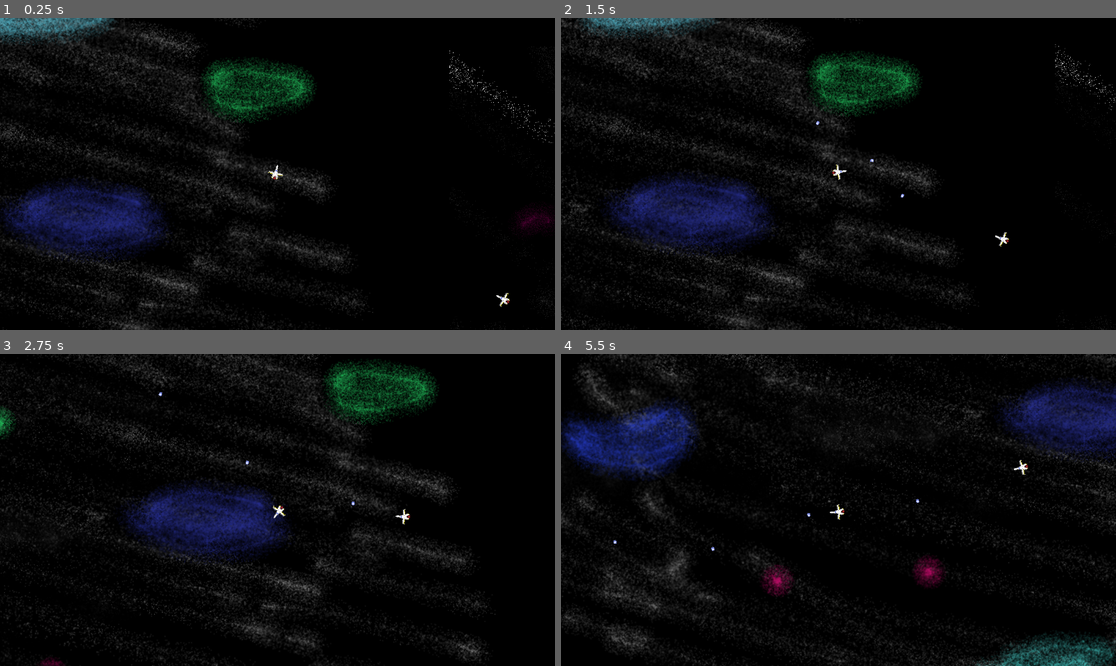
Above: before the commit, frames 1-4 (two rows, left to right).
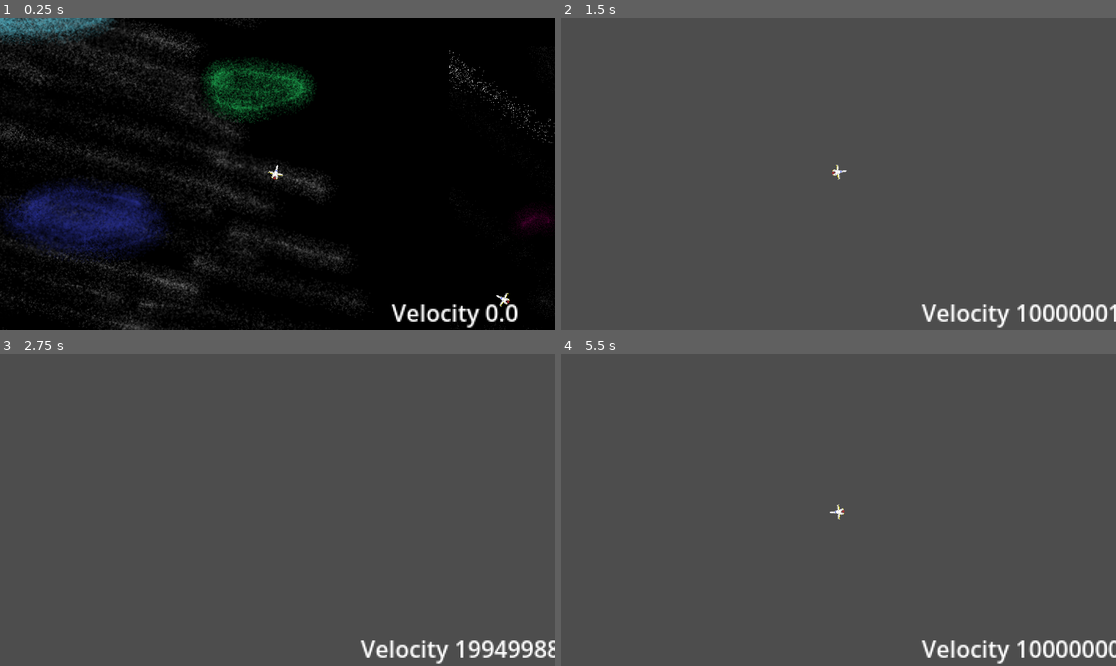
Above: after the commit, the same moments.

Repository: P3dr0-1702/final-reality
Game: Godot game, scene res://scenes/space.tscn
The game is run twice, just before and just after one commit, with the same random seed, the same clock (stepped at 60 frames per second) and the same inputs.
Inputs (mouse positions are in pixels of both pictures, inside the frame that each line leads up to):
- Up to frame 1 (0.25 s): no input
- Up to frame 2 (1.5 s): move the mouse to (960, 158) at 0.52 s; click (960, 158) at 0.6 s; move the mouse to (727, 189) at 1.27 s; tap Space (shoot) at 1.35 s
- Up to frame 3 (2.75 s): move the mouse to (333, 441) at 2.02 s; click (333, 441) at 2.1 s
- Up to frame 4 (5.5 s): move the mouse to (810, 572) at 2.77 s; tap Space (shoot) at 2.85, 4.35 s; move the mouse to (1005, 556) at 3.52 s; click (1005, 556) at 3.6 s; tap R (restart, bound only after the commit) at 4.15 s; move the mouse to (672, 463) at 4.27 s; move the mouse to (866, 510) at 5.02 s; click (866, 510) at 5.1 s

The runs differ from the first frame. In frame 1, 0.7% of the frame differs, in the area x 70-94%, y 91-100%; in frame 2, 99%; in frame 3, 99%; in frame 4, 100%, in the area x 0-100%, y 0-100%.

Commit message:
ui restart

Diff:
--- a/project.godot
+++ b/project.godot
@@ -27,6 +27,11 @@
 "events": [Object(InputEventKey,"resource_local_to_scene":false,"resource_name":"","device":0,"window_id":0,"alt_presse …(189 unchanged characters)…
 ]
 }
+restart={
+"deadzone": 0.2,
+"events": [Object(InputEventKey,"resource_local_to_scene":false,"resource_name":"","device":0,"window_id":0,"alt_pressed":false,"shift_pressed":false,"ctrl_pressed":false,"meta_pressed":false,"pressed":false,"keycode":0,"physical_keycode":82,"key_label":0,"unicode":0,"location":0,"echo":false,"script":null)
+]
+}
 
 [rendering]
 
--- a/scenes/space.tscn
+++ b/scenes/space.tscn
@@ -1,10 +1,11 @@
-[gd_scene load_steps=9 format=4 uid="uid://djuek6kech5fc"]
+[gd_scene load_steps=10 format=4 uid="uid://djuek6kech5fc"]
 
 [ext_resource type="Texture2D" uid="uid://bff7lntyg3fax" path="res://assets/Space.png" id="1_c6rj5"]
 [ext_resource type="Script" uid="uid://42hnlyi8x3yt" path="res://scripts/level1.gd" id="1_dtwn4"]
 [ext_resource type="PackedScene" uid="uid://d1llk7thvj8al" path="res://scenes/Player.tscn" id="2_dtwn4"]
 [ext_resource type="Texture2D" uid="uid://ddjjq7nedne3w" path="res://assets/Space2.png" id="2_x2olr"]
 [ext_resource type="PackedScene" uid="uid://bk7g63u2340e4" path="res://scenes/enemy.tscn" id="4_x2olr"]
+[ext_resource type="Script" uid="uid://wkyt0shhnc58" path="res://scripts/ui.gd" id="6_n0118"]
 
 [sub_resource type="TileSetAtlasSource" id="TileSetAtlasSource_1gvwg"]
 texture = ExtResource("2_x2olr")
@@ -37,3 +38,28 @@
 [node name="enemy" parent="." instance=ExtResource("4_x2olr")]
 position = Vector2(1224, 414)
 rotation = 1.5707964
+
+[node name="ui" type="Control" parent="."]
+layout_mode = 3
+anchors_preset = 15
+anchor_right = 1.0
+anchor_bottom = 1.0
+grow_horizontal = 2
+grow_vertical = 2
+script = ExtResource("6_n0118")
+
+[node name="CanvasLayer" type="CanvasLayer" parent="ui"]
+
+[node name="Label" type="Label" parent="ui/CanvasLayer"]
+anchors_preset = 3
+anchor_left = 1.0
+anchor_top = 1.0
+anchor_right = 1.0
+anchor_bottom = 1.0
+offset_left = -322.0
+offset_top = -71.0
+offset_right = -251.0
+offset_bottom = -48.0
+grow_horizontal = 0
+grow_vertical = 0
+scale = Vector2(3, 3)
--- a/scripts/player_move.gd
+++ b/scripts/player_move.gd
@@ -1,7 +1,8 @@
 extends CharacterBody2D
-var recoil_strength = 100
+var recoil_strength = 10000000
 var flag = 1
 @onready var scene = preload("res://scenes/Bullet.tscn")
+@onready var space: Node2D = $".."
 
 func _physics_process(delta: float) -> void:
 	var mouse_pos = get_global_mouse_position()
@@ -15,6 +16,8 @@
 		print("Ship_speed: (", round(velocity.x), ", ", round(velocity.y), ")")
 	if Input.is_action_just_pressed("shoot"):
 		fire()
+	if Input.is_action_just_pressed("restart"):
+		get_tree().reload_current_scene()
 
 func shoot():
 	print("Move!")
--- /dev/null
+++ b/scripts/ui.gd
@@ -0,0 +1,8 @@
+extends Control
+
+@onready var player: CharacterBody2D = $"../player"
+@onready var label: Label = $CanvasLayer/Label
+
+# Called when the node enters the scene tree for the first time.
+func _process(delta: float) -> void:
+	label.text = "Velocity " + str(floor(player.velocity.length()))
Not shown, added: scripts/ui.gd.uid
